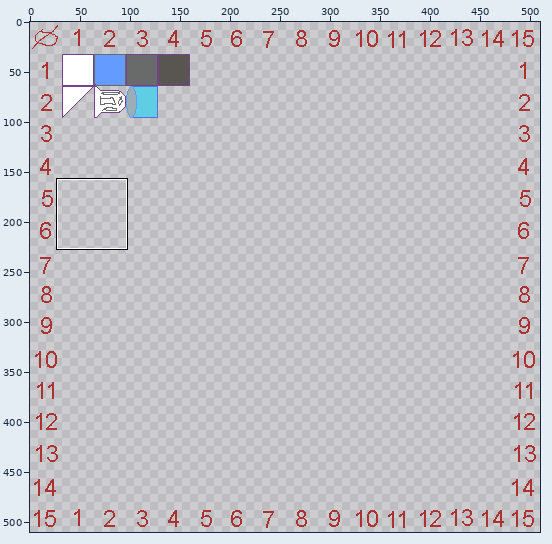
Sprite sheet -- src-deploy/public/ludumDare43/images/ship-001.png. The first picture is a wide view before the edit; the outline marks the close-up.
Close-up. As it was:
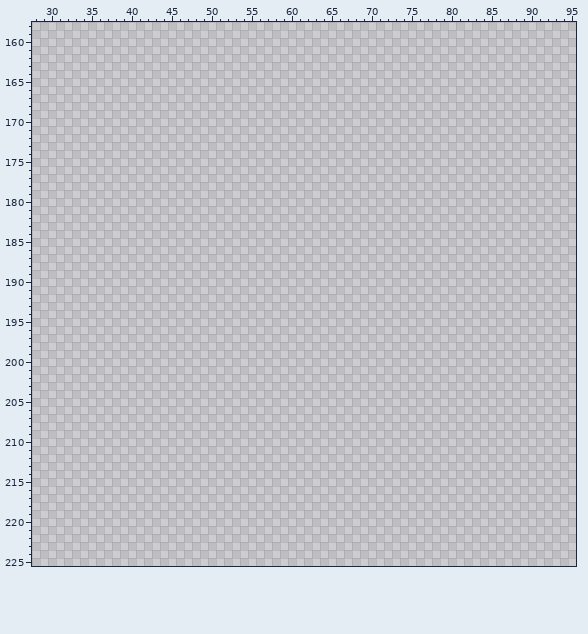
The file is 512x512 pixels. Shown: x 28..95, y 158..225. The wide view leaves out empty margins. The commit also changed other parts of the picture, which this record leaves out.
Palette (. is transparent): 
Pixels before (only the part around the change), first column x 28:
158 ...................................................................
159 ...................................................................
160 ...................................................................
161 ...................................................................
162 ...................................................................
163 ...................................................................
164 ...................................................................
165 ...................................................................
166 ...................................................................
167 ...................................................................
168 ...................................................................
169 ...................................................................
170 ...................................................................
171 ...................................................................
172 ...................................................................
173 ...................................................................
174 ...................................................................
175 ...................................................................
176 ...................................................................
177 ...................................................................
178 ...................................................................
179 ...................................................................
180 ...................................................................
181 ...................................................................
182 ...................................................................
183 ...................................................................
184 ...................................................................
185 ...................................................................
186 ...................................................................
187 ...................................................................
188 ...................................................................
189 ...................................................................
190 ...................................................................
191 ...................................................................
192 ...................................................................
193 ...................................................................
194 ...................................................................
195 ...................................................................
196 ...................................................................
197 ...................................................................
198 ...................................................................
199 ...................................................................
200 ...................................................................
201 ...................................................................
202 ...................................................................
203 ...................................................................
204 ...................................................................
205 ...................................................................
206 ...................................................................
207 ...................................................................
208 ...................................................................
209 ...................................................................
210 ...................................................................
211 ...................................................................
212 ...................................................................
213 ...................................................................
214 ...................................................................
215 ...................................................................
216 ...................................................................
217 ...................................................................
218 ...................................................................
219 ...................................................................
220 ...................................................................
221 ...................................................................
222 ...................................................................
223 ...................................................................
224 ...................................................................
225 ...................................................................
Once edited:
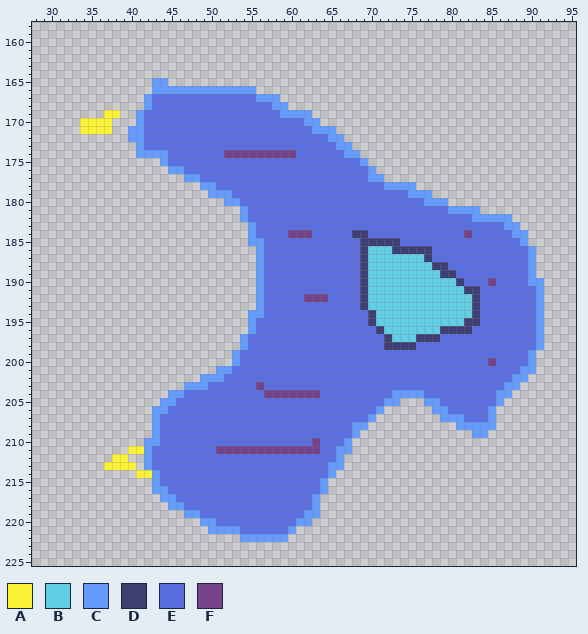
Colours new in this view: A #fbf236  B #5fcde4  C #639bff  D #3f3f74  E #5b6ee1  F #76428a
Diff:
Changed rows in their new state; - is an unchanged pixel.
first column x 34:
165 ---------CC-----------------------------------------------
166 ---------CCCCCCCCCCCCC------------------------------------
167 --------CEEEEEEEEEEEEECCC---------------------------------
168 --------CEEEEEEEEEEEEEEECC--------------------------------
169 ---AA--CEEEEEEEEEEEEEEEEECCCC-----------------------------
170 AAAA---CEEEEEEEEEEEEEEEEEEEECC----------------------------
171 AAAA--CCEEEEEEEEEEEEEEEEEEEEECCC--------------------------
172 ------CCEEEEEEEEEEEEEEEEEEEEEEECC-------------------------
173 -------CEEEEEEEEEEEEEEEEEEEEEEEECC------------------------
174 -------CCCCEEEEEEEFFFFFFFFFEEEEEECC-----------------------
175 ----------CEEEEEEEEEEEEEEEEEEEEEEEEC----------------------
176 -----------CCEEEEEEEEEEEEEEEEEEEEEEEC---------------------
177 -------------CCEEEEEEEEEEEEEEEEEEEEECC--------------------
178 ---------------CCEEEEEEEEEEEEEEEEEEEEECCCC----------------
179 ----------------CCCEEEEEEEEEEEEEEEEEEEEEECCC--------------
180 ------------------CCEEEEEEEEEEEEEEEEEEEEEEECCC------------
181 --------------------CEEEEEEEEEEEEEEEEEEEEEEEEECCCC--------
182 --------------------CEEEEEEEEEEEEEEEEEEEEEEEEEEEECCCCC----
183 ---------------------CEEEEEEEEEEEEEEEEEEEEEEEEEEEEEEECC---
184 ---------------------CEEEEFFFEEEEEDDEEEEEEEEEEEEFEEEEECC--
185 ---------------------CCEEEEEEEEEEEEDDDDDEEEEEEEEEEEEEEEC--
186 ----------------------CEEEEEEEEEEEEDBBBDDDDDEEEEEEEEEEEEC-
187 ----------------------CEEEEEEEEEEEEDBBBBBBBDEEEEEEEEEEEEC-
188 ----------------------CEEEEEEEEEEEEDBBBBBBBBDDEEEEEEEEEEC-
189 ----------------------CEEEEEEEEEEEEDBBBBBBBBBDDEEEEEEEEEC-
190 ----------------------CEEEEEEEEEEEEDBBBBBBBBBBBDEEEFEEEECC
191 ----------------------CEEEEEEEEEEEEDBBBBBBBBBBBBDDEEEEEEEC
192 ----------------------CEEEEEFFFEEEEDBBBBBBBBBBBBBDEEEEEEEC
193 ----------------------CEEEEEEEEEEEEDBBBBBBBBBBBBBDEEEEEEEC
194 ---------------------CCEEEEEEEEEEEEEDBBBBBBBBBBBBDEEEEEEEC
195 ---------------------CEEEEEEEEEEEEEEDBBBBBBBBBBBDDEEEEEEEC
196 ---------------------CEEEEEEEEEEEEEEEDBBBBBBBDDDDEEEEEEEEC
197 --------------------CEEEEEEEEEEEEEEEEEDBBBDDDEEEEEEEEEEEEC
198 --------------------CEEEEEEEEEEEEEEEEEDDDDEEEEEEEEEEEEEEEC
199 -------------------CEEEEEEEEEEEEEEEEEEEEEEEEEEEEEEEEEEEEC-
200 -------------------CEEEEEEEEEEEEEEEEEEEEEEEEEEEEEEEFEEEEC-
201 -----------------CCEEEEEEEEEEEEEEEEEEEEEEEEEEEEEEEEEEEECC-
202 ---------------CCCEEEEEEEEEEEEEEEEEEEEEEEEEEEEEEEEEEEECC--
203 -------------CCCEEEEEEFEEEEEEEEEEEEEEEEEEEEEEEEEEEEEECC---
204 -----------CCEEEEEEEEEEFFFFFFFEEEEEEEEECCCCEEEEEEEEECC----
205 ----------CCEEEEEEEEEEEEEEEEEEEEEEEEEECC---CCEEEEEEEC-----
206 ---------CCEEEEEEEEEEEEEEEEEEEEEEEEEEC------CCEEEEEC------
207 ---------CEEEEEEEEEEEEEEEEEEEEEEEEEEC--------CCCEEEC------
208 ---------CEEEEEEEEEEEEEEEEEEEEEEEECC-----------CCCCC------
209 ---------CEEEEEEEEEEEEEEEEEEEEEEEEC--------------CC-------
210 --------CCEEEEEEEEEEEEEEEEEEEFEEEC------------------------
211 ------AACEEEEEEEEFFFFFFFFFFFFFEECC------------------------
212 ----AA--CEEEEEEEEEEEEEEEEEEEEEEEC-------------------------
213 ---AAAA-CEEEEEEEEEEEEEEEEEEEEEECC-------------------------
214 -------AACEEEEEEEEEEEEEEEEEEEEEC--------------------------
215 ---------CEEEEEEEEEEEEEEEEEEEEC---------------------------
216 ---------CCEEEEEEEEEEEEEEEEEEEC---------------------------
217 ----------CCEEEEEEEEEEEEEEEEEC----------------------------
218 -----------CCEEEEEEEEEEEEEEEEC----------------------------
219 -------------CCEEEEEEEEEEEEECC----------------------------
220 ---------------CCEEEEEEEEEECC-----------------------------
221 ----------------CCCCEEEEEEC-------------------------------
222 --------------------CCCCCC--------------------------------
Where, in picture pixels (left, top, right, bottom), the same in both close-ups:
added: (80, 78, 544, 542)
